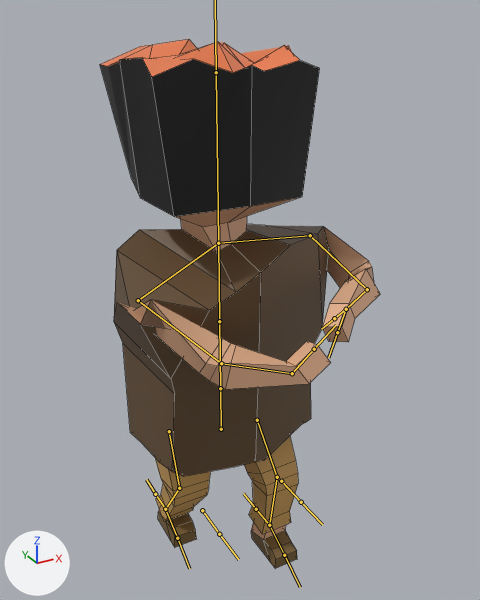
The FBX model The Infinite Labyrinth/Assets/Models/Player/player2.fbx, before and after one commit.
Rendered twice from a 50 mm lens placed at (-3.54, -6.99, 7.4), pointed at (0.23, -0.12, 3.97). The lights are fixed; the arrows at lower left show +X, +Y and +Z. Both versions are drawn at frame 8 of the action 'Szkielet|Block'; the numbers are the values there. The bones that bend it are drawn over the model as lines. Mesh edges are drawn as thin lines.

The first picture shows 'Kostka'.
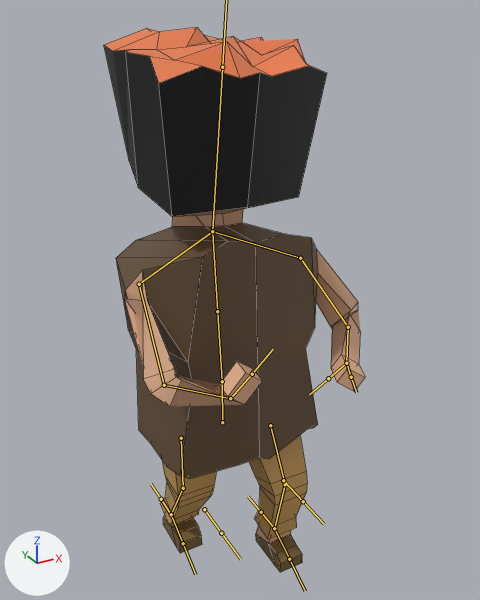
Patch to the scene script:
```diff
--- a/The Infinite Labyrinth/Assets/Models/Player/player2.fbx.py
+++ b/The Infinite Labyrinth/Assets/Models/Player/player2.fbx.py
@@ bone_root @@
 bone_root = bpy.data.objects['Szkielet'].pose.bones['Root']
-bone_root.location = (0.0, -0.24, 0.0)
+bone_root.location = (0.03, -0.14, 0.0)
@@ bone_lowerbody @@
 bone_lowerbody = bpy.data.objects['Szkielet'].pose.bones['LowerBody']  # child of 'Root'
-bone_lowerbody.rotation_quaternion = (1.0, 0.0, 0.0, 0.0)  # degrees (0, 0, 0)
+bone_lowerbody.rotation_quaternion = (0.999, -0.05, 0.0, 0.0)  # degrees (-6, 0, 0)
@@ bone_head @@
 bone_head = bpy.data.objects['Szkielet'].pose.bones['Head']  # child of 'UpperBody'
-bone_head.rotation_quaternion = (1.0, 0.0, 0.0, 0.0)  # degrees (0, 0, 0)
+bone_head.rotation_quaternion = (0.992, 0.128, 0.0, 0.0)  # degrees (15, 0, 0)
@@ bone_shoulder_l @@
 bone_shoulder_l = bpy.data.objects['Szkielet'].pose.bones['Shoulder.L']  # child of 'UpperBody'
-bone_shoulder_l.rotation_quaternion = (0.987, -0.019, -0.086, 0.131)  # degrees (-4, -9, 15)
+bone_shoulder_l.rotation_quaternion = (0.996, -0.007, -0.091, -0.021)  # degrees (-1, -10, -2)
@@ bone_upperarm_l @@
 bone_upperarm_l = bpy.data.objects['Szkielet'].pose.bones['UpperArm.L']  # child of 'Shoulder.L'
-bone_upperarm_l.rotation_quaternion = (0.61, 0.384, -0.302, -0.624)  # degrees (58, 6, -88)
+bone_upperarm_l.rotation_quaternion = (0.746, -0.018, -0.342, -0.572)  # degrees (25, -32, -82)
@@ bone_lowerarm_l @@
 bone_lowerarm_l = bpy.data.objects['Szkielet'].pose.bones['LowerArm.L']  # child of 'UpperArm.L'
-bone_lowerarm_l.rotation_quaternion = (0.796, 0.405, 0.237, -0.382)  # degrees (40, 43, -35)
+bone_lowerarm_l.rotation_quaternion = (0.61, 0.372, 0.55, -0.432)  # degrees (-10, 83, -80)
@@ bone_hand_l @@
 bone_hand_l = bpy.data.objects['Szkielet'].pose.bones['Hand.L']  # child of 'LowerArm.L'
-bone_hand_l.rotation_quaternion = (0.933, -0.242, -0.257, -0.065)  # degrees (-29, -31, 0)
+bone_hand_l.rotation_quaternion = (0.978, -0.006, 0.162, 0.132)  # degrees (2, 19, 16)
@@ bone_shoulder_r @@
 bone_shoulder_r = bpy.data.objects['Szkielet'].pose.bones['Shoulder.R']  # child of 'UpperBody'
-bone_shoulder_r.rotation_quaternion = (0.936, 0.179, -0.274, -0.129)  # degrees (27, -28, -23)
+bone_shoulder_r.rotation_quaternion = (0.97, 0.234, 0.002, -0.065)  # degrees (27, 2, -7)
@@ bone_upperarm_r @@
 bone_upperarm_r = bpy.data.objects['Szkielet'].pose.bones['UpperArm.R']  # child of 'Shoulder.R'
-bone_upperarm_r.rotation_quaternion = (0.302, 0.298, 0.515, 0.745)  # degrees (73, -8, 130)
+bone_upperarm_r.rotation_quaternion = (0.61, -0.207, 0.359, 0.675)  # degrees (19, 46, 104)
@@ bone_lowerarm_r @@
 bone_lowerarm_r = bpy.data.objects['Szkielet'].pose.bones['LowerArm.R']  # child of 'UpperArm.R'
-bone_lowerarm_r.rotation_quaternion = (0.913, 0.163, -0.331, 0.176)  # degrees (14, -41, 17)
+bone_lowerarm_r.rotation_quaternion = (0.841, -0.152, -0.016, 0.519)  # degrees (-16, 8, 62)
@@ bone_hand_r @@
 bone_hand_r = bpy.data.objects['Szkielet'].pose.bones['Hand.R']  # child of 'LowerArm.R'
-bone_hand_r.rotation_quaternion = (0.888, 0.37, -0.058, 0.267)  # degrees (41, -17, 27)
+bone_hand_r.rotation_quaternion = (0.402, -0.404, 0.734, 0.368)  # degrees (-28, 117, 40)
@@ bone_upperleg_l @@
 bone_upperleg_l = bpy.data.objects['Szkielet'].pose.bones['UpperLeg.L']  # child of 'Root'
-bone_upperleg_l.location = (0.0, 0.0, 0.0)
-bone_upperleg_l.rotation_quaternion = (0.939, 0.344, 0.0, 0.0)  # degrees (40, 0, 0)
+bone_upperleg_l.location = (0.0, 0.02, 0.33)
+bone_upperleg_l.rotation_quaternion = (0.972, 0.236, 0.0, 0.0)  # degrees (27, 0, 0)
@@ bone_lowerleg_l @@
 bone_lowerleg_l = bpy.data.objects['Szkielet'].pose.bones['LowerLeg.L']  # child of 'UpperLeg.L'
-bone_lowerleg_l.rotation_quaternion = (0.912, -0.41, 0.0, 0.0)  # degrees (-48, 0, 0)
+bone_lowerleg_l.rotation_quaternion = (0.94, -0.342, 0.0, 0.0)  # degrees (-40, 0, 0)
@@ bone_foot_l @@
 bone_foot_l = bpy.data.objects['Szkielet'].pose.bones['Foot.L']  # child of 'LowerLeg.L'
-bone_foot_l.rotation_quaternion = (0.997, 0.071, 0.0, 0.0)  # degrees (8, 0, 0)
+bone_foot_l.rotation_quaternion = (0.994, 0.111, 0.0, 0.0)  # degrees (13, 0, 0)
@@ bone_upperleg_r @@
 bone_upperleg_r = bpy.data.objects['Szkielet'].pose.bones['UpperLeg.R']  # child of 'Root'
-bone_upperleg_r.location = (0.0, -0.02, -0.36)
-bone_upperleg_r.rotation_quaternion = (0.988, 0.151, 0.0, 0.0)  # degrees (17, 0, 0)
+bone_upperleg_r.location = (0.0, 0.0, 0.0)
+bone_upperleg_r.rotation_quaternion = (1.0, -0.02, 0.0, 0.0)  # degrees (-2, 0, 0)
@@ bone_lowerleg_r @@
 bone_lowerleg_r = bpy.data.objects['Szkielet'].pose.bones['LowerLeg.R']  # child of 'UpperLeg.R'
-bone_lowerleg_r.rotation_quaternion = (0.9, -0.436, 0.0, 0.0)  # degrees (-52, 0, 0)
+bone_lowerleg_r.rotation_quaternion = (0.972, -0.235, 0.0, 0.0)  # degrees (-27, 0, 0)
@@ bone_foot_r @@
 bone_foot_r = bpy.data.objects['Szkielet'].pose.bones['Foot.R']  # child of 'LowerLeg.R'
-bone_foot_r.rotation_quaternion = (0.956, 0.295, 0.0, 0.0)  # degrees (34, 0, 0)
+bone_foot_r.rotation_quaternion = (0.967, 0.255, 0.0, 0.0)  # degrees (30, 0, 0)
```

Pixel boxes (x1, y1, x2, y2) of what changed, in the pictures (480 x 600 px):
'Kostka', posed (7% narrower)
    before: (100, 39, 380, 568)
    after: (104, 27, 365, 572)
bone 'Root', root to tip
    before: (221, 429) to (220, 390)
    after: (222, 422) to (222, 383)
bone 'LowerBody', root to tip
    before: (220, 388) to (219, 321)
    after: (222, 381) to (217, 311)
bone 'Head', root to tip
    before: (218, 243) to (216, 72)
    after: (212, 231) to (222, 67)
bone 'Shoulder.L', root to tip
    before: (218, 243) to (310, 235)
    after: (212, 231) to (300, 258)
bone 'UpperArm.L', root to tip
    before: (310, 235) to (367, 289)
    after: (300, 258) to (348, 327)
bone 'LowerArm.L', root to tip
    before: (367, 289) to (346, 309)
    after: (348, 327) to (346, 363)
bone 'Hand.L', root to tip
    before: (346, 309) to (337, 332)
    after: (346, 363) to (351, 377)
bone 'Shoulder.R', root to tip
    before: (218, 243) to (138, 300)
    after: (212, 231) to (139, 284)
bone 'UpperArm.R', root to tip
    before: (138, 300) to (221, 363)
    after: (139, 284) to (164, 385)
bone 'LowerArm.R', root to tip
    before: (221, 363) to (292, 373)
    after: (164, 385) to (230, 398)
bone 'Hand.R', root to tip
    before: (292, 373) to (314, 349)
    after: (230, 398) to (252, 374)
bone 'UpperLeg.L', root to tip
    before: (257, 420) to (277, 477)
    after: (270, 425) to (285, 484)
bone 'LowerLeg.L', root to tip
    before: (277, 477) to (269, 525)
    after: (285, 484) to (274, 528)
bone 'Foot.L', root to tip
    before: (269, 525) to (284, 555)
    after: (274, 528) to (289, 559)
bone 'UpperLeg.R', root to tip
    before: (169, 431) to (179, 488)
    after: (181, 438) to (183, 488)
bone 'LowerLeg.R', root to tip
    before: (179, 488) to (165, 509)
    after: (183, 488) to (171, 514)
bone 'Foot.R', root to tip
    before: (165, 509) to (177, 538)
    after: (171, 514) to (183, 543)
